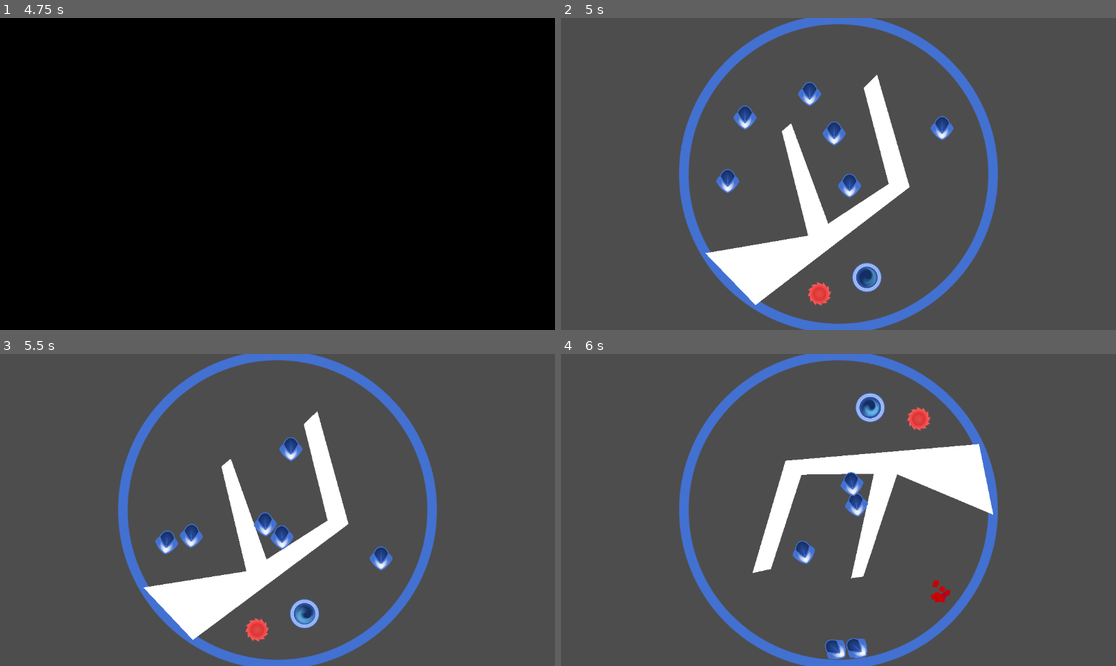
Above: before the commit, frames 1-4 (two rows, left to right).
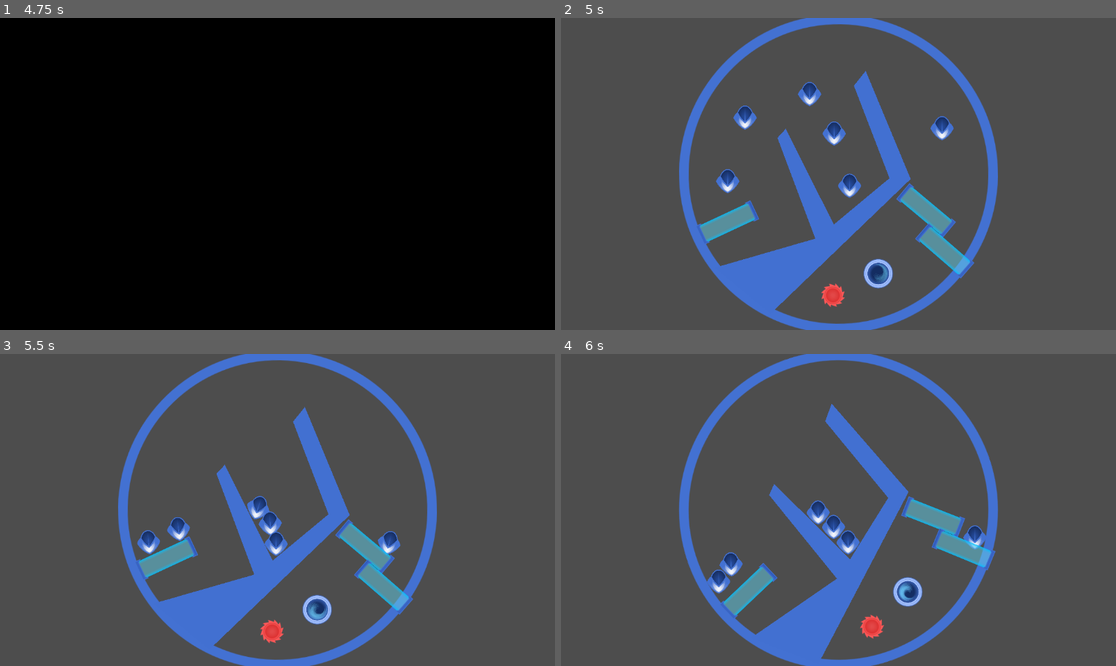
Above: after the commit, the same moments.

Repository: CE-Studio/gmtk-2023
Game: Godot game, scene res://TitleAssets/main_menu.tscn
Same seed, same stepped clock (60 frames per second), same inputs: the game is played once before the commit and once after it.
Inputs (mouse positions are in pixels of both pictures, inside the frame that each line leads up to):
- Up to frame 1 (4.75 s): click "PLAY" at 0.5 s; click "PLAY" at 1.25 s; move the mouse to (399, 158) at 2.02 s; hold D (game_move_right) 2.03-2.78 s; click (399, 158) at 2.17 s; move the mouse to (166, 189) at 2.77 s; hold A (game_move_left) 2.78-3.53 s; move the mouse to (333, 105) at 3.52 s; hold D (game_move_right) from 3.53 s (still down); move the mouse to (249, 236) at 4.27 s; click (249, 236) at 4.42 s
- Up to frame 2 (5 s): keep holding D (game_move_right)
- Up to frame 3 (5.5 s): move the mouse to (444, 556) at 5.02 s; release D (game_move_right) at 5.03 s; hold A (game_move_left) from 5.03 s (still down)
- Up to frame 4 (6 s): keep holding A (game_move_left); move the mouse to (672, 463) at 5.77 s

Frame 1 is identical in both runs. In frame 2, 9.8% of the frame differs, in the area x 21-79%, y 16-94%; in frame 3, 12%; in frame 4, 16%, in the area x 22-79%, y 0-100%.

Commit message:
no message

Diff:
--- /dev/null
+++ b/LevelAssets/door.gd
@@ -0,0 +1,14 @@
+extends Sprite2D
+
+
+const APATH = "res://game components/door.tscn"
+var on = preload("res://LevelAssets/ForcefieldRectOn.svg")
+var off = preload("res://LevelAssets/ForcefieldRectOff.svg")
+
+
+func switch(state:bool):
+    $AnimatableBody2D.visible = state
+    if state:
+        texture = on
+    else:
+        texture = off
--- /dev/null
+++ b/LevelAssets/doorinv.gd
@@ -0,0 +1,14 @@
+extends Sprite2D
+
+
+const APATH = "res://game components/doorinv.tscn"
+var on = preload("res://LevelAssets/ForcefieldRectOn.svg")
+var off = preload("res://LevelAssets/ForcefieldRectOff.svg")
+
+
+func switch(state:bool):
+    $AnimatableBody2D.visible = not(state)
+    if state:
+        texture = off
+    else:
+        texture = on
--- /dev/null
+++ b/game components/door.tscn
@@ -0,0 +1,20 @@
+[gd_scene load_steps=4 format=3 uid="uid://2tll22jia717"]
+
+[ext_resource type="Texture2D" uid="uid://cfjjs3c51dket" path="res://LevelAssets/ForcefieldRectOn.svg" id="1_trmrn"]
+[ext_resource type="Script" path="res://LevelAssets/door.gd" id="2_bclij"]
+
+[sub_resource type="RectangleShape2D" id="RectangleShape2D_gnajt"]
+size = Vector2(250, 76)
+
+[node name="door" type="Sprite2D"]
+scale = Vector2(0.5, 0.5)
+texture = ExtResource("1_trmrn")
+script = ExtResource("2_bclij")
+
+[node name="AnimatableBody2D" type="RigidBody2D" parent="."]
+collision_mask = 0
+continuous_cd = 2
+freeze = true
+
+[node name="CollisionShape2D" type="CollisionShape2D" parent="AnimatableBody2D"]
+shape = SubResource("RectangleShape2D_gnajt")
--- /dev/null
+++ b/game components/doorinv.tscn
@@ -0,0 +1,21 @@
+[gd_scene load_steps=4 format=3 uid="uid://3ashoidmjros"]
+
+[ext_resource type="Texture2D" uid="uid://cvkd30cbn0le5" path="res://LevelAssets/ForcefieldRectOff.svg" id="1_nr11l"]
+[ext_resource type="Script" path="res://LevelAssets/door.gd" id="2_d7nfi"]
+
+[sub_resource type="RectangleShape2D" id="RectangleShape2D_gnajt"]
+size = Vector2(250, 76)
+
+[node name="door" type="Sprite2D"]
+scale = Vector2(0.5, 0.5)
+texture = ExtResource("1_nr11l")
+script = ExtResource("2_d7nfi")
+
+[node name="AnimatableBody2D" type="RigidBody2D" parent="."]
+visible = false
+collision_mask = 0
+continuous_cd = 2
+freeze = true
+
+[node name="CollisionShape2D" type="CollisionShape2D" parent="AnimatableBody2D"]
+shape = SubResource("RectangleShape2D_gnajt")
--- a/level_main.tscn
+++ b/level_main.tscn
@@ -39,6 +39,7 @@
 texture = ExtResource("1_u3fus")
 
 [node name="Polygon2D" type="Polygon2D" parent="Node2D/RigidBody2D2/Sprite2D"]
+color = Color(0.262745, 0.443137, 0.823529, 1)
 
 [node name="CollisionPolygon2D" type="CollisionPolygon2D" parent="Node2D/RigidBody2D2"]
 
--- a/levelrun.gd
+++ b/levelrun.gd
@@ -15,13 +15,15 @@
     position = Vector2.ZERO
 
     if ProjectSettings.get_setting("Gameplay/InvertRotation"):
-        apply_torque(Input.get_axis("game_move_right", "game_move_left") * delta * 8)
+        apply_torque(Input.get_axis("game_move_right", "game_move_left") * delta * 1)
     else:
-        apply_torque(Input.get_axis("game_move_left", "game_move_right") * delta * 8)
+        apply_torque(Input.get_axis("game_move_left", "game_move_right") * delta * 1)
     $"../content".rotation = rotation
 
 
 func build(level:String) -> void:
+    rotation = 0
+
     for i in $"../content".get_children():
         i.queue_free()
     for i in $"../players".get_children():
--- a/levels/testlevel.json
+++ b/levels/testlevel.json
@@ -106,6 +106,30 @@
       ],
       "rot": 0,
       "type": "res://game components/saw.tscn"
+    },
+    {
+      "pos": [
+        183,
+        73
+      ],
+      "rot": 0.680678427219391,
+      "type": "res://game components/door.tscn"
+    },
+    {
+      "pos": [
+        223,
+        156
+      ],
+      "rot": 0.698131680488586,
+      "type": "res://game components/door.tscn"
+    },
+    {
+      "pos": [
+        -229,
+        104.5
+      ],
+      "rot": 2.68780708312988,
+      "type": "res://game components/door.tscn"
     }
   ],
   "name": "testlevel"
Not shown: 1 places in TitleAssets/TitleTheme.tres that only renumber resources
